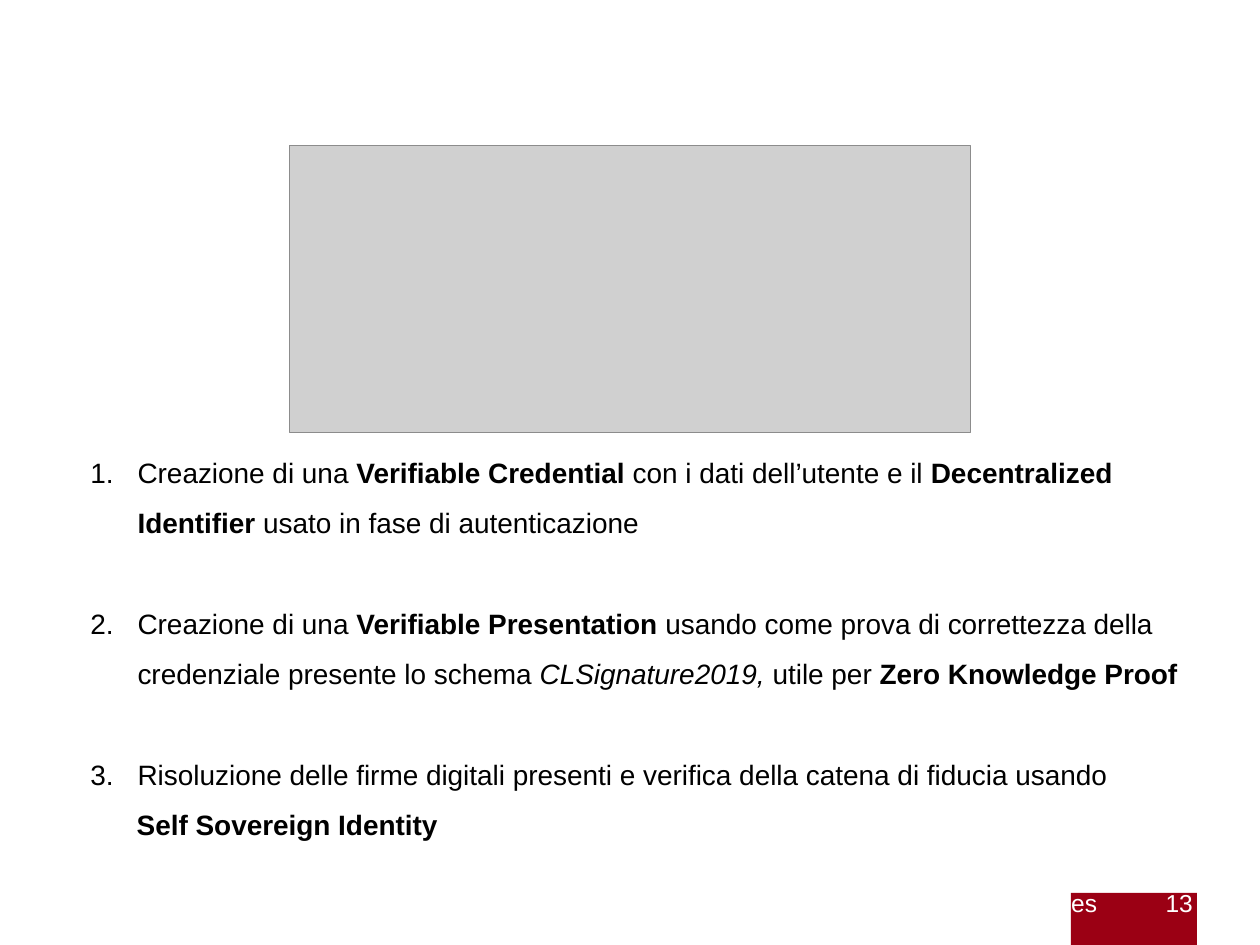
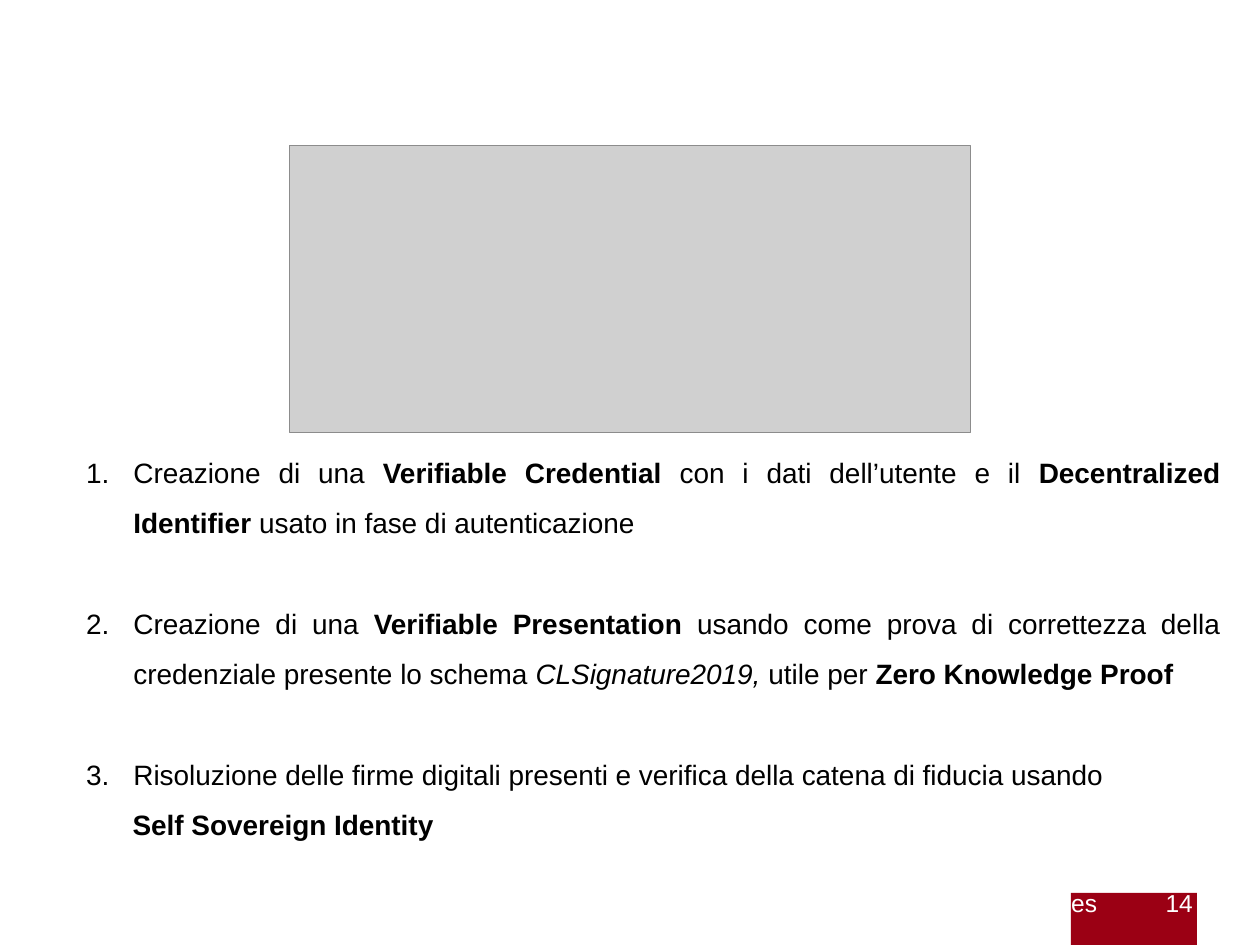
Before and after one commit to gabrielrovesti/Stage-e-Tesi-Triennale-UniPD, a slide deck: slide 14 of Presentazione/Presentazione Gabriel Rovesti.pptx (slide 13 before the commit). Drawn at 1260x945 pixels with LibreOffice and Linux fonts; fonts in the diff are those of the drawing; grey boxes stand for pictures; background and template pictures are left out. Boxes give left, top, right and bottom in pixels: in the first picture for what was removed or moved away, otherwise in the second. Text is boxed around its words. In the diff, an @@ line names an element or a change of style, - is before the commit and + after.

```diff
--- a/Presentazione/Presentazione Gabriel Rovesti.pptx
+++ b/Presentazione/Presentazione Gabriel Rovesti.pptx
@@ text "Creazione di una Verifiable Credential ..." at (133,462,1220,840): alignment left to justified @@
@@ text at (1166,892,1193,912): text changed @@
-13 / 15
+14 / 15
```
Also in this commit, not shown: 13 other slides changed, 6 other files.
